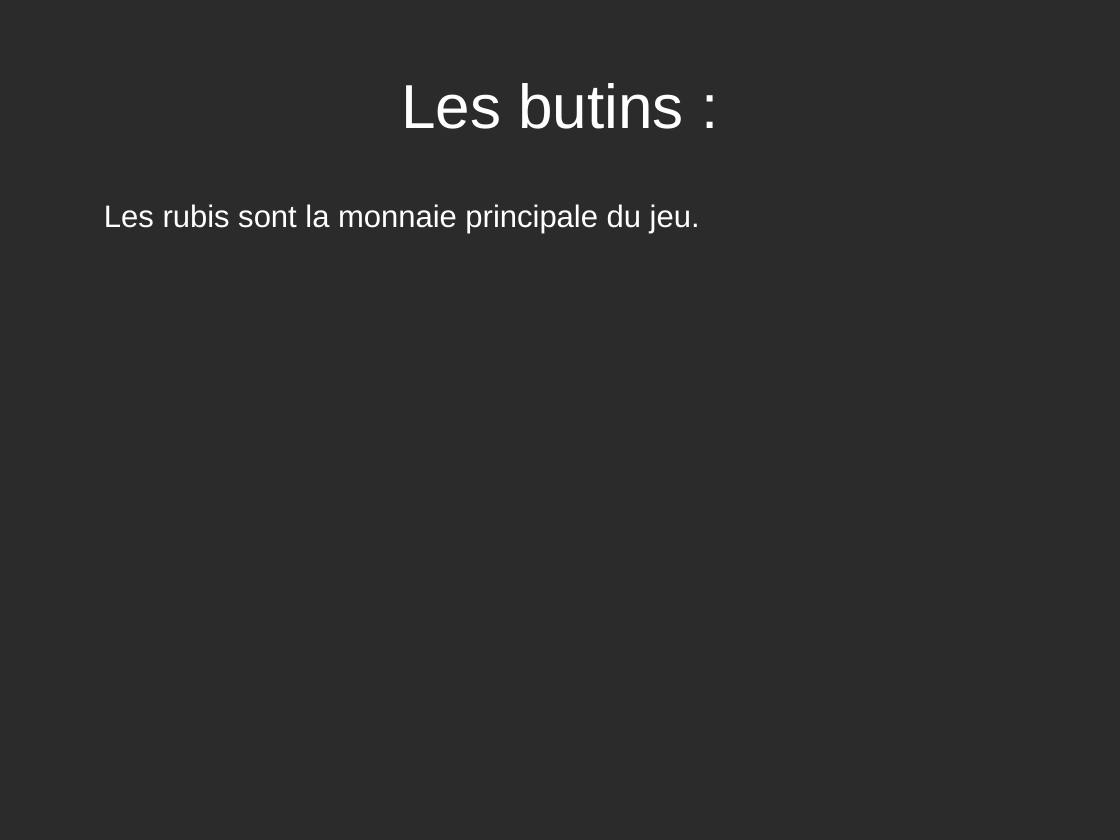
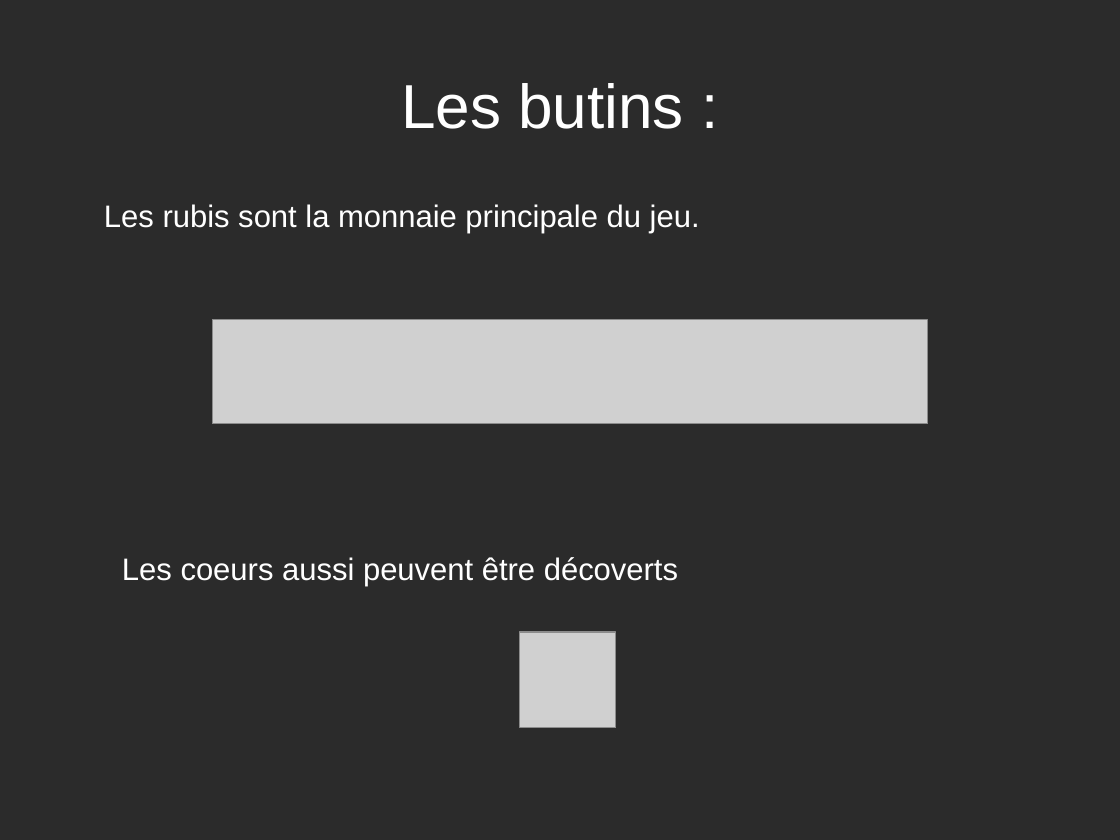
Before and after one commit to CodeurEnArbre/DoomZelda, a slide deck: slide 9 of Dossier/Diapo proj.odp. Drawn at 1120x840 pixels with LibreOffice and Linux fonts; fonts in the diff are those of the drawing; grey boxes stand for pictures; background and template pictures are left out; a plain dark background stands for a picture behind light text. Boxes give left, top, right and bottom in pixels: in the first picture for what was removed or moved away, otherwise in the second. Text is boxed around its words. In the diff, an @@ line names an element or a change of style, - is before the commit and + after.

```diff
--- a/Dossier/Diapo proj.odp
+++ b/Dossier/Diapo proj.odp
@@ picture added at <box>212,320,929,424</box> @@
@@ text added at <box>122,557,678,586</box>, 22 pt, text #FFFFFF @@
+Les coeurs aussi peuvent être décoverts
@@ picture added at <box>520,632,616,728</box> @@
```
Also in this commit, not shown: 7 other slides changed, 7 slides added, 1 other file.
